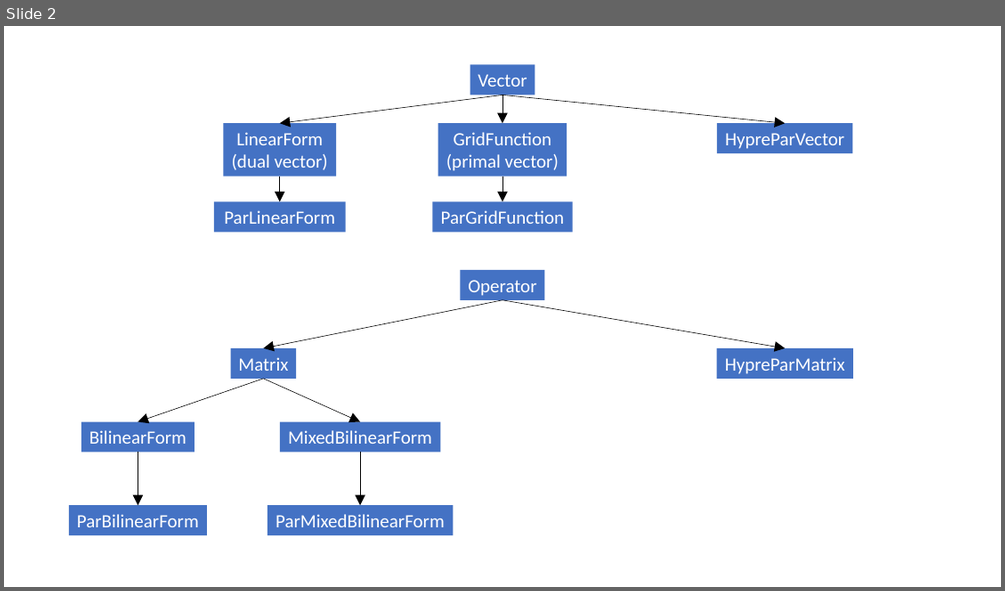
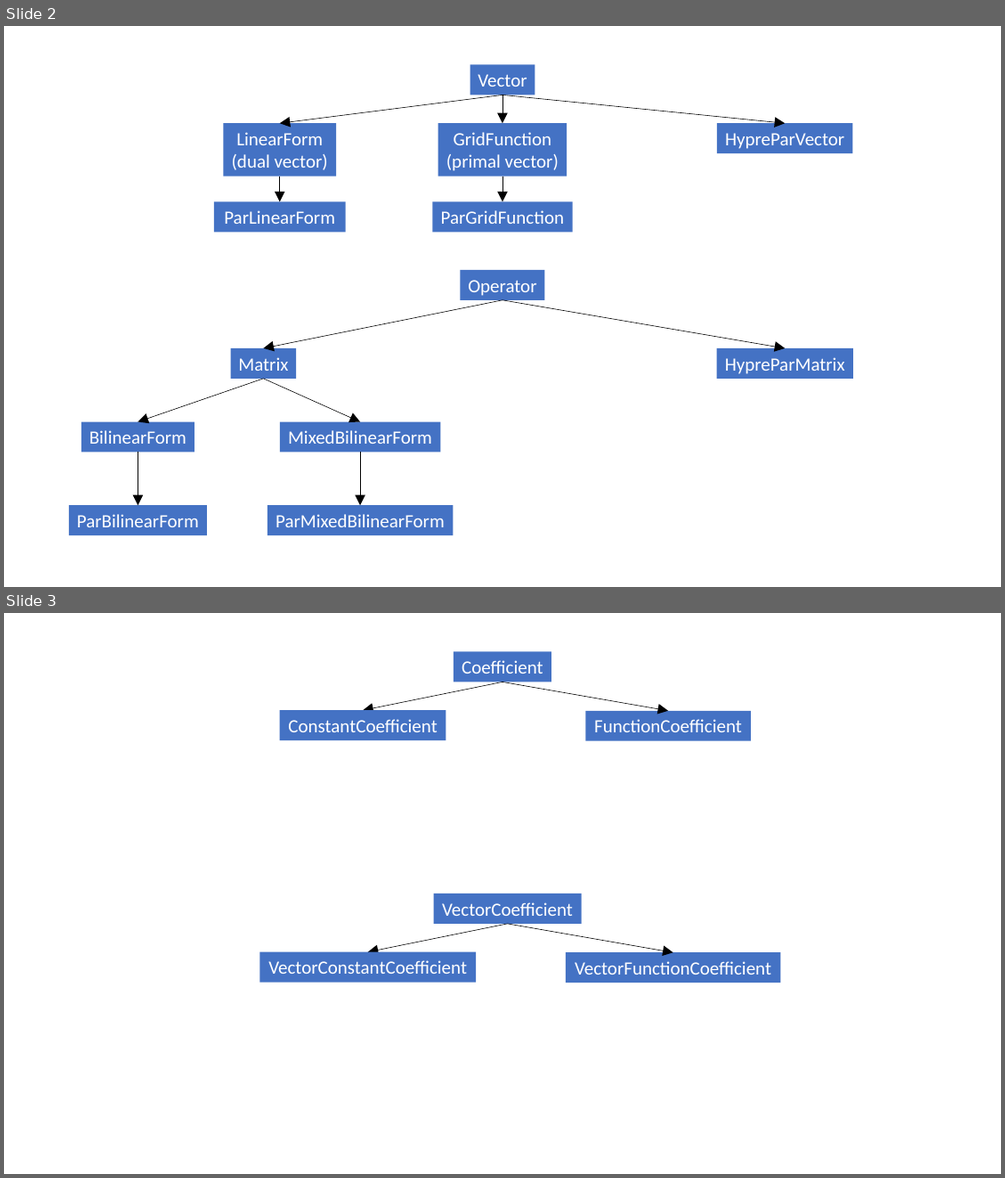
Before and after one commit to alecampos2009/technical_notes, a slide deck: images/images_num_methods.pptx. Shown one above the other, each under a label of ours: slide 2 before the commit, slides 2 and 3 after it. The pictures are 1005x591 and 1005x1178 pixels, drawn with LibreOffice and Linux fonts; fonts in the diff are those of the drawing. Boxes give left, top, right and bottom in pixels: in the first picture for what was removed or moved away, otherwise in the second. Text is boxed around its words. In the diff, an @@ line names an element or a change of style, - is before the commit and + after.

```diff
--- a/images/images_num_methods.pptx
+++ b/images/images_num_methods.pptx
@@ slide 3 added at <box>4,613,1001,1174</box>, background #FFFFFF @@
@@ rectangle added at <box>453,652,551,682</box>, fill #4472C4, 18 pt, text #FFFFFF @@
+Coefficient
@@ arrow added from (502, 682) to (363, 710), #000000 0.5 pt @@
@@ arrow added from (502, 682) to (668, 711), #000000 0.5 pt @@
@@ rectangle added at <box>280,710,446,740</box>, fill #4472C4, 18 pt, text #FFFFFF @@
+ConstantCoefficient
@@ rectangle added at <box>586,711,751,741</box>, fill #4472C4, 18 pt, text #FFFFFF @@
+FunctionCoefficient
@@ rectangle added at <box>433,893,582,924</box>, fill #4472C4, 18 pt, text #FFFFFF @@
+VectorCoefficient
@@ arrow added from (507, 924) to (368, 952), #000000 0.5 pt @@
@@ arrow added from (507, 924) to (673, 952), #000000 0.5 pt @@
@@ rectangle added at <box>259,952,476,981</box>, fill #4472C4, 18 pt, text #FFFFFF @@
+VectorConstantCoefficient
@@ rectangle added at <box>566,952,780,982</box>, fill #4472C4, 18 pt, text #FFFFFF @@
+VectorFunctionCoefficient
```
Also in this commit, not shown: 9 other files.
